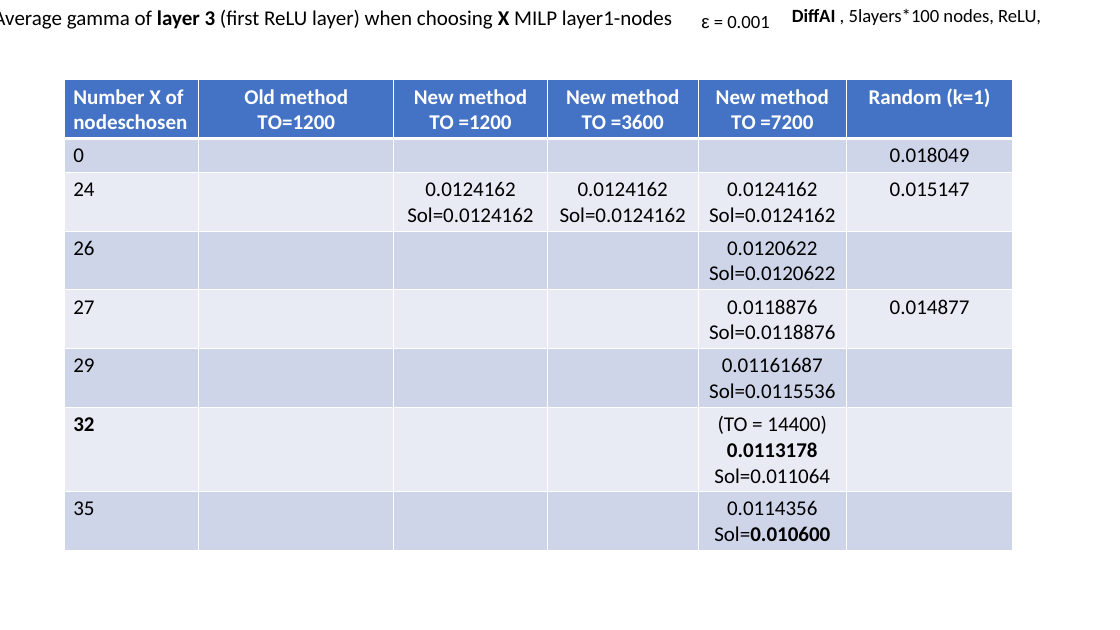
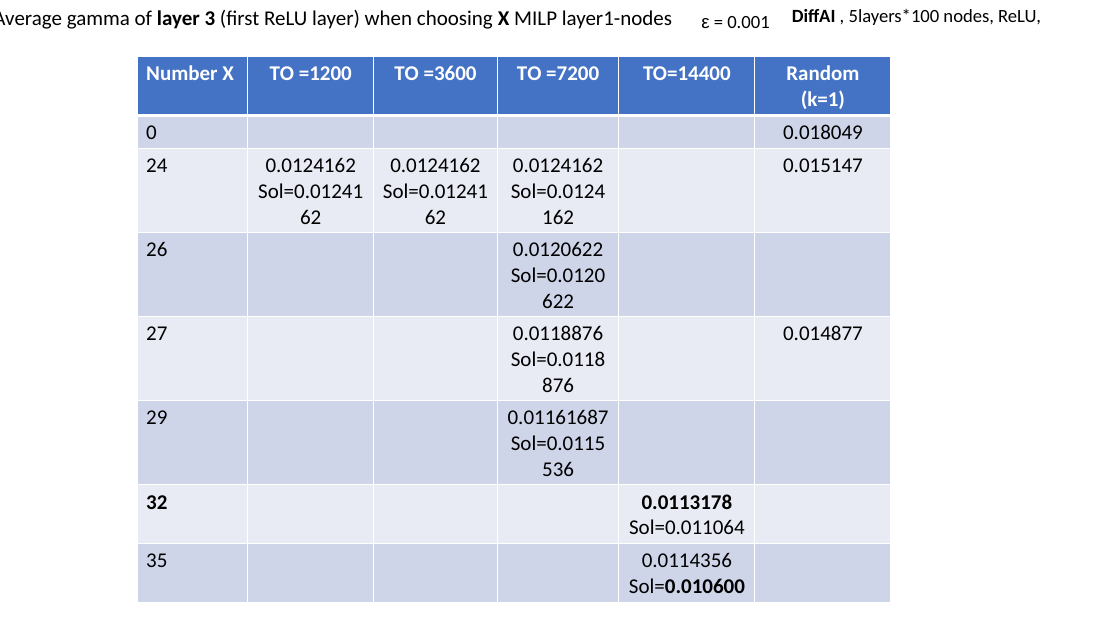
Before and after one commit to blaisegenest/vericompensate, a slide deck: slide 4 of lipschitz/Test.pptx. Drawn at 1120x630 pixels with LibreOffice and Linux fonts; fonts in the diff are those of the drawing. Boxes give left, top, right and bottom in pixels: in the first picture for what was removed or moved away, otherwise in the second. Text is boxed around its words. In the diff, an @@ line names an element or a change of style, - is before the commit and + after.

Commit message:
ppt

```diff
--- a/lipschitz/Test.pptx
+++ b/lipschitz/Test.pptx
@@ table at (138,56,891,602) @@
-row 1: Number X of nodeschosen | Old method / TO=1200 | New method / TO =1200 | New method / TO =3600 | New method / TO =7200 | Random (k=1)
+row 1: Number X | TO =1200 | TO =3600 | TO =7200 | TO=14400 | Random (k=1)
-row 3, column 2: 
+row 3, column 2: 0.0124162 / Sol=0.0124162
-row 3, column 5: 0.0124162 / Sol=0.0124162
+row 3, column 5: 
-row 4, column 4: 
+row 4, column 4: 0.0120622 / Sol=0.0120622
-row 4, column 5: 0.0120622 / Sol=0.0120622
+row 4, column 5: 
-row 5, column 4: 
+row 5, column 4: 0.0118876 / Sol=0.0118876
-row 5, column 5: 0.0118876 / Sol=0.0118876
+row 5, column 5: 
-row 6, column 4: 
+row 6, column 4: 0.01161687 / Sol=0.0115536
-row 6, column 5: 0.01161687 / Sol=0.0115536
+row 6, column 5: 
-row 7, column 5: (TO = 14400) / 0.0113178 / Sol=0.011064
+row 7, column 5: 0.0113178 / Sol=0.011064
@@ table: place and size @@
-table at (65,80,1013,550)
+table at (138,56,891,602)
```
Also in this commit, not shown: 1 other slide changed.
